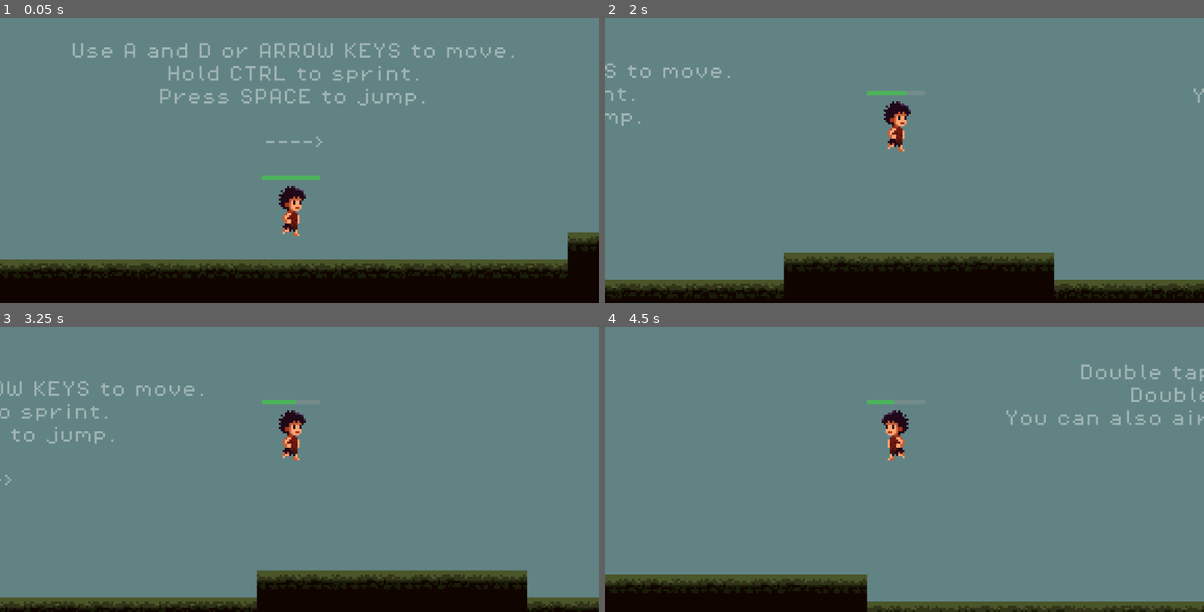
Above: before the commit, frames 1-4 (two rows, left to right).
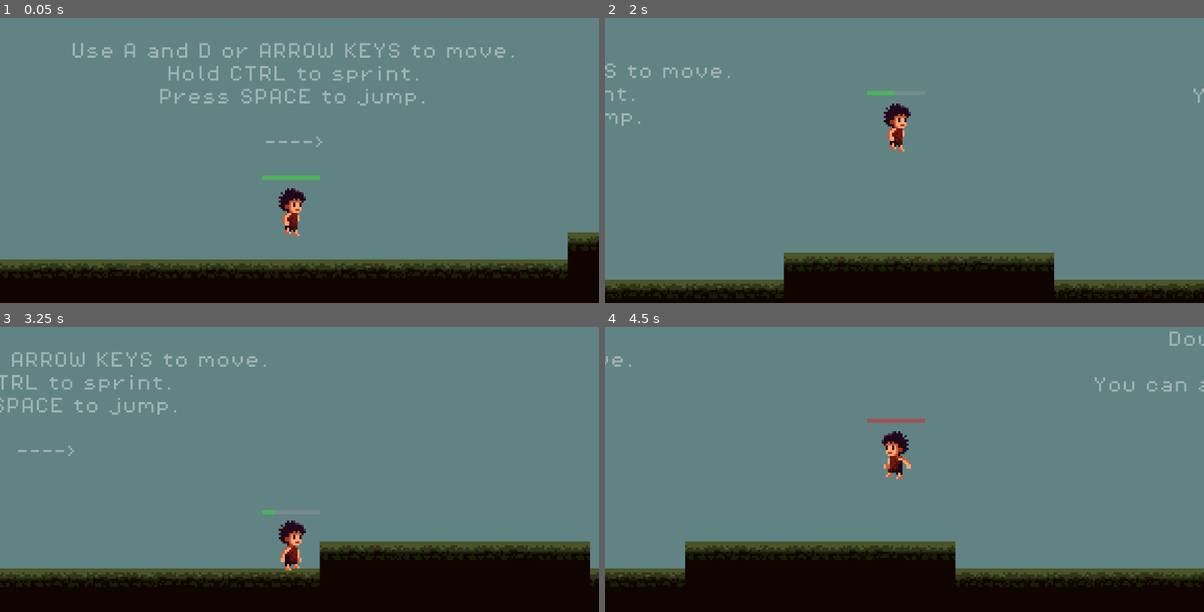
Above: after the commit, the same moments.

Repository: jakubicek24/denisova-legacy
Game: Godot game, scene res://Scenes/main.tscn
The game is run twice, just before and just after one commit, with the same random seed, the same clock (stepped at 60 frames per second) and the same inputs.
Inputs:
- Up to frame 1 (0.05 s): no input
- Up to frame 2 (2 s): tap Space (jump) at 0.5, 0.77, 1.07, 1.25, 1.52, 1.55, 1.82 s; hold D (move_right) from 0.53 s (still down); tap Shift (sprint, bound only after the commit) at 0.6 s; tap Ctrl (sprint, bound only before the commit) at 0.8, 1.35 s
- Up to frame 3 (3.25 s): tap Space (jump) at 2, 2.1, 2.75, 3.02 s; release D (move_right) at 2.03 s; hold A (move_left) 2.03-2.78 s; tap Shift (sprint, bound only after the commit) at 2.3, 2.85 s; hold D (move_right) from 2.78 s (still down); tap Ctrl (sprint, bound only before the commit) at 3.05 s
- Up to frame 4 (4.5 s): tap Space (jump) at 3.32, 3.5, 3.77, 3.8, 4.07, 4.25 s; tap Ctrl (sprint, bound only before the commit) at 3.6 s; release D (move_right) at 4.28 s; hold A (move_left) from 4.28 s (still down); tap Shift (sprint, bound only after the commit) at 4.35 s

The runs differ from the first frame. In frame 1, 0.2% of the frame differs, in the area x 46-52%, y 58-76%; in frame 2, 0.3%; in frame 3, 17%; in frame 4, 17%, in the area x 0-100%, y 1-100%.

Commit message:
movement updated

Diff:
--- a/Scenes/player.tscn
+++ b/Scenes/player.tscn
@@ -84,45 +84,17 @@
 atlas = ExtResource("1_875of")
 region = Rect2(418, 0, 22, 28)
 
-[sub_resource type="AtlasTexture" id="AtlasTexture_o001a"]
+[sub_resource type="AtlasTexture" id="AtlasTexture_ddmqc"]
+atlas = ExtResource("3_oprrd")
+region = Rect2(132, 0, 22, 28)
+
+[sub_resource type="AtlasTexture" id="AtlasTexture_clsd7"]
+atlas = ExtResource("3_oprrd")
+region = Rect2(44, 0, 22, 28)
+
+[sub_resource type="AtlasTexture" id="AtlasTexture_x27fh"]
 atlas = ExtResource("3_oprrd")
 region = Rect2(110, 0, 22, 28)
-
-[sub_resource type="AtlasTexture" id="AtlasTexture_clsd7"]
-atlas = ExtResource("3_oprrd")
-region = Rect2(44, 0, 22, 28)
-
-[sub_resource type="AtlasTexture" id="AtlasTexture_34vfi"]
-atlas = ExtResource("3_oprrd")
-region = Rect2(0, 0, 22, 28)
-
-[sub_resource type="AtlasTexture" id="AtlasTexture_3x8bi"]
-atlas = ExtResource("3_oprrd")
-region = Rect2(22, 0, 22, 28)
-
-[sub_resource type="AtlasTexture" id="AtlasTexture_8ohx3"]
-atlas = ExtResource("3_oprrd")
-region = Rect2(44, 0, 22, 28)
-
-[sub_resource type="AtlasTexture" id="AtlasTexture_0bgpx"]
-atlas = ExtResource("3_oprrd")
-region = Rect2(66, 0, 22, 28)
-
-[sub_resource type="AtlasTexture" id="AtlasTexture_y3frs"]
-atlas = ExtResource("3_oprrd")
-region = Rect2(88, 0, 22, 28)
-
-[sub_resource type="AtlasTexture" id="AtlasTexture_x27fh"]
-atlas = ExtResource("3_oprrd")
-region = Rect2(110, 0, 22, 28)
-
-[sub_resource type="AtlasTexture" id="AtlasTexture_54tg0"]
-atlas = ExtResource("3_oprrd")
-region = Rect2(132, 0, 22, 28)
-
-[sub_resource type="AtlasTexture" id="AtlasTexture_euhxf"]
-atlas = ExtResource("3_oprrd")
-region = Rect2(154, 0, 22, 28)
 
 [sub_resource type="AtlasTexture" id="AtlasTexture_fvlbi"]
 atlas = ExtResource("3_oprrd")
@@ -225,7 +197,7 @@
 }, {
 "frames": [{
 "duration": 1.0,
-"texture": SubResource("AtlasTexture_o001a")
+"texture": SubResource("AtlasTexture_ddmqc")
 }],
 "loop": true,
 "name": &"jump",
@@ -241,28 +213,7 @@
 }, {
 "frames": [{
 "duration": 1.0,
-"texture": SubResource("AtlasTexture_34vfi")
-}, {
-"duration": 1.0,
-"texture": SubResource("AtlasTexture_3x8bi")
-}, {
-"duration": 1.0,
-"texture": SubResource("AtlasTexture_8ohx3")
-}, {
-"duration": 1.0,
-"texture": SubResource("AtlasTexture_0bgpx")
-}, {
-"duration": 1.0,
-"texture": SubResource("AtlasTexture_y3frs")
-}, {
-"duration": 1.0,
 "texture": SubResource("AtlasTexture_x27fh")
-}, {
-"duration": 1.0,
-"texture": SubResource("AtlasTexture_54tg0")
-}, {
-"duration": 1.0,
-"texture": SubResource("AtlasTexture_euhxf")
 }],
 "loop": true,
 "name": &"sprint",
@@ -313,7 +264,7 @@
 [node name="AnimatedSprite2D" type="AnimatedSprite2D" parent="."]
 position = Vector2(5.96046e-08, -12)
 sprite_frames = SubResource("SpriteFrames_jq451")
-animation = &"jump2"
+animation = &"sprint"
 autoplay = "idle"
 
 [node name="CollisionShape2D" type="CollisionShape2D" parent="."]
@@ -337,10 +288,6 @@
 show_percentage = false
 
 [node name="DashDurationTimer" type="Timer" parent="."]
-wait_time = 0.2
-one_shot = true
-
-[node name="DashTimer" type="Timer" parent="."]
 wait_time = 0.3
 one_shot = true
 
@@ -354,6 +301,5 @@
 
 [connection signal="timeout" from="SprintCooldownTimer" to="." method="_on_sprint_cooldown_timer_timeout"]
 [connection signal="timeout" from="DashDurationTimer" to="." method="_on_dash_duration_timer_timeout"]
-[connection signal="timeout" from="DashTimer" to="." method="_on_dash_timer_timeout"]
 [connection signal="timeout" from="JumpTimer" to="." method="_on_jump_timer_timeout"]
 [connection signal="timeout" from="BoostTimer" to="." method="_on_boost_timer_timeout"]
--- a/Scripts/player.gd
+++ b/Scripts/player.gd
@@ -4,11 +4,10 @@
 const JUMP_VELOCITY = -250.0
 var stamina = 0
 var staminatext = stamina
-var tap_count_sprint = 0  # Counts Shift presses
 var tap_count_jump = 0  # Counts Space presses
 var is_dashing = false  # Tracks if the player is currently dashing
 var is_boosting = false  # Tracks if the player is currently boosting
-var dash_speed = 300  # Speed during dash
+var dash_speed = 350  # Speed during dash
 var cooldown = false
 
 
@@ -54,12 +53,15 @@
 		velocity.x = move_toward(velocity.x, 0, speed)
 
 
+
 	# Handle jump
-	if Input.is_action_just_pressed("jump") and is_on_floor() and sprint_cooldown_timer.time_left == 0 and staminatext >= 5:
+	if Input.is_action_just_pressed("jump") and is_on_floor() and sprint_cooldown_timer.time_left == 0 and staminatext >= 5 and not is_boosting:
 		stamina += 0.1
 		velocity.y = JUMP_VELOCITY
 		tap_count_jump += 1
 		jump_timer.start()  # Start the timer
+	elif not Input.is_action_just_pressed("jump") and not is_on_floor():
+		velocity.x = direction.x * speed - delta
 
 	# Double jump
 	if tap_count_jump == 1 and is_boosting == false and Input.is_action_just_pressed("jump") and sprint_cooldown_timer.time_left == 0 and staminatext >= 5 and not is_on_floor():
@@ -76,34 +78,29 @@
 	if is_boosting and not is_on_floor():
 			velocity.x = direction.x * (dash_speed / 1.5)
 
-		# Handle double-tap sprint
+		# Handle dashing
 	if Input.is_action_just_pressed("sprint"):
 		if direction == Vector2.ZERO:
-			return  # Prevent dashing in place
-		tap_count_sprint += 1
-		if tap_count_sprint == 1:
-			dash_timer.start()  # Start the timer on first tap
-		elif tap_count_sprint == 2:  # Start the dash
-			if direction == Vector2.ZERO:
-				return
-			elif is_on_floor() and sprint_cooldown_timer.time_left == 0 and staminatext >= 30:
-				is_dashing = true
-				is_boosting = true
-				dash_duration_timer.start()  # Dash lasts for a set duration
-				boost_timer.start()
-				stamina += 0.3
-				print("dash")
-			elif not is_on_floor() and sprint_cooldown_timer.time_left == 0 and staminatext >= 30:
-				is_dashing = true
-				is_boosting = true
-				velocity.y = JUMP_VELOCITY / 2
-				dash_duration_timer.start()  # Dash lasts for a set duration
-				boost_timer.start()
-				stamina += 0.3
-				print("airdash")
-			else:
-				return
+			return
+		elif is_on_floor() and sprint_cooldown_timer.time_left == 0 and staminatext >= 30:
+			is_dashing = true
+			is_boosting = true
+			dash_duration_timer.start()  # Dash lasts for a set duration
+			boost_timer.start()
+			stamina += 0.3
+			print("dash")
+		elif not is_on_floor() and sprint_cooldown_timer.time_left == 0 and staminatext >= 30:
+			is_dashing = true
+			is_boosting = true
+			dash_duration_timer.start()  # Dash lasts for a set duration
+			boost_timer.start()
+			stamina += 0.3
+			print("airdash")
+		else:
+			return
 
+	if is_dashing:
+		velocity.y = 0
 
 	# Change bar color to red when stamina is low
 	if stamina >= 1 and cooldown == false:
@@ -123,10 +120,12 @@
 	if is_on_floor():
 		if velocity == Vector2(0, 0):
 			animated_sprite.play("idle")
-		elif speed == 150:
+		elif is_boosting:
+				animated_sprite.play("sprint")
+		else:
 			animated_sprite.play("walking")
-		elif is_dashing:
-			animated_sprite.play("jump")
+	elif is_boosting:
+			animated_sprite.play("sprint")
 	elif tap_count_jump == 1:
 		animated_sprite.play("jump2")
 	else:
@@ -143,9 +142,6 @@
 func _on_dash_duration_timer_timeout() -> void:
 	is_dashing = false  # End dash, return to normal movement
 
-# Reset tap count if second Shift press was too slow
-func _on_dash_timer_timeout() -> void:
-	tap_count_sprint = 0  # Reset tap count if the second tap didn’t happen in time
 
 # Reset tap count if second Space press was too slow
 func _on_jump_timer_timeout() -> void:
--- a/project.godot
+++ b/project.godot
@@ -36,7 +36,7 @@
 }
 sprint={
 "deadzone": 0.5,
-"events": [Object(InputEventKey,"resource_local_to_scene":fa …(146 unchanged characters)… se,"keycode":0,"physical_keycode":4194326,"key_label":0,"unicode":0,"location":0,"echo":false,"script":null)
+"events": [Object(InputEventKey,"resource_local_to_scene":fa …(146 unchanged characters)… se,"keycode":0,"physical_keycode":4194325,"key_label":0,"unicode":0,"location":0,"echo":false,"script":null)
 ]
 }
 restart={
Not shown: 1 places in Scenes/player.tscn that only renumber resources
